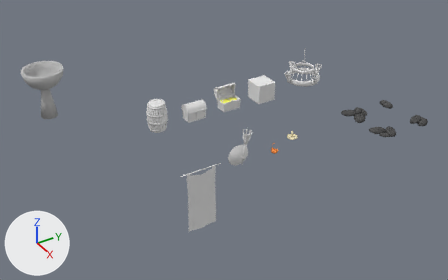
What one commit did to the Blender file Resources/Blender/Scenery/ModularDungeon/Dn_Furniture.blend.
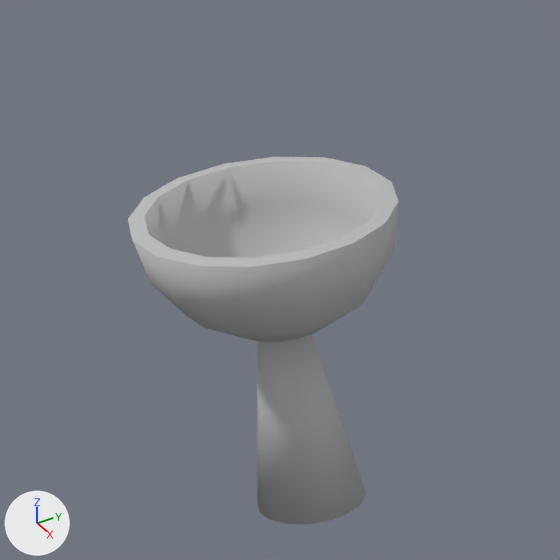
The first picture shows the older version from a camera (50 mm lens) standing at (19.6, -14.8, 15.0) and looking at (-3.3, -0.7, -1.3). The close-ups show both versions on the part from 0% to 20% of the width and 13% to 45% of the height of that picture; other places that the commit changed are outside them. Arrows for +X, +Y and +Z are at lower left; the lights stay in place.

Before the edit, the objects in view are built like this:
```python
me_dn_temple_fire_1 = bpy.data.meshes.new('Dn_Temple_Fire_1')
me_dn_temple_fire_1.from_pydata(...)  # 160 vertices, 132 faces; spans x -1.0..1.0, y -1.0..1.0, z 0.0..2.52
me_dn_temple_fire_1.materials.append(mat_material_stone_1)  # its picture is missing
me_dn_temple_fire_1_oil = bpy.data.meshes.new('Dn_Temple_Fire_1_Oil')
me_dn_temple_fire_1_oil.from_pydata(...)  # 32 vertices, 1 face; spans x -0.87..0.87, y -0.87..0.87, z 2.4
me_dn_temple_fire_1_oil.materials.append(mat_material_oil)  # its picture is missing
ob_dn_temple_fire_1 = bpy.data.objects.new('Dn_Temple_Fire_1', me_dn_temple_fire_1)
ob_dn_temple_fire_1.location = (-8.0, -8.0, 0.0)
ob_dn_temple_fire_1_oil = bpy.data.objects.new('Dn_Temple_Fire_1_Oil', me_dn_temple_fire_1_oil)
ob_dn_temple_fire_1_oil.parent = ob_dn_temple_fire_1
ob_dn_temple_fire_1_oil.matrix_parent_inverse = Matrix(((1.0, 0.0, 0.0, 0.0), (0.0, 1.0, 0.0, 6.0), (0.0, 0.0, 1.0, 0.0), (0.0, 0.0, 0.0, 1.0)))
ob_dn_temple_fire_1_oil.location = (0.0, -6.0, 0.0)
ob_dn_temple_fire_1_oil.hide_viewport = True
```
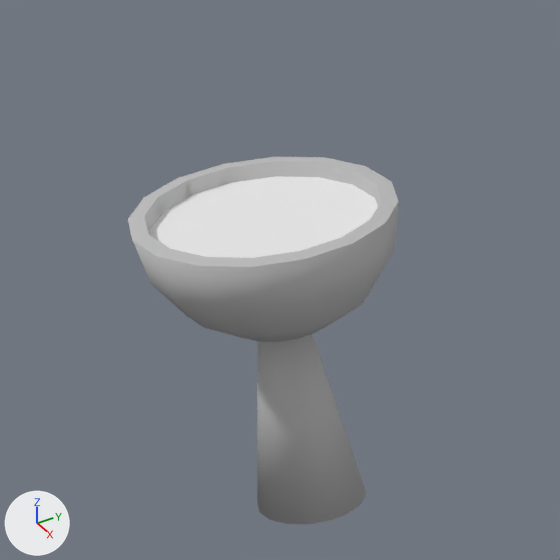
The change, as a diff of the scene's bpy script:
```diff
--- a/Resources/Blender/Scenery/ModularDungeon/Dn_Furniture.blend.py
+++ b/Resources/Blender/Scenery/ModularDungeon/Dn_Furniture.blend.py
@@ ob_dn_temple_fire_1_oil @@
 ob_dn_temple_fire_1_oil.location = (0.0, -6.0, 0.0)
-ob_dn_temple_fire_1_oil.hide_viewport = True
```

Location of each change, [x1, y1, x2, y2] in pixels of the close-ups (560 x 560 px):
'Dn_Temple_Fire_1_Oil', shown
    after: [150, 176, 378, 258]
